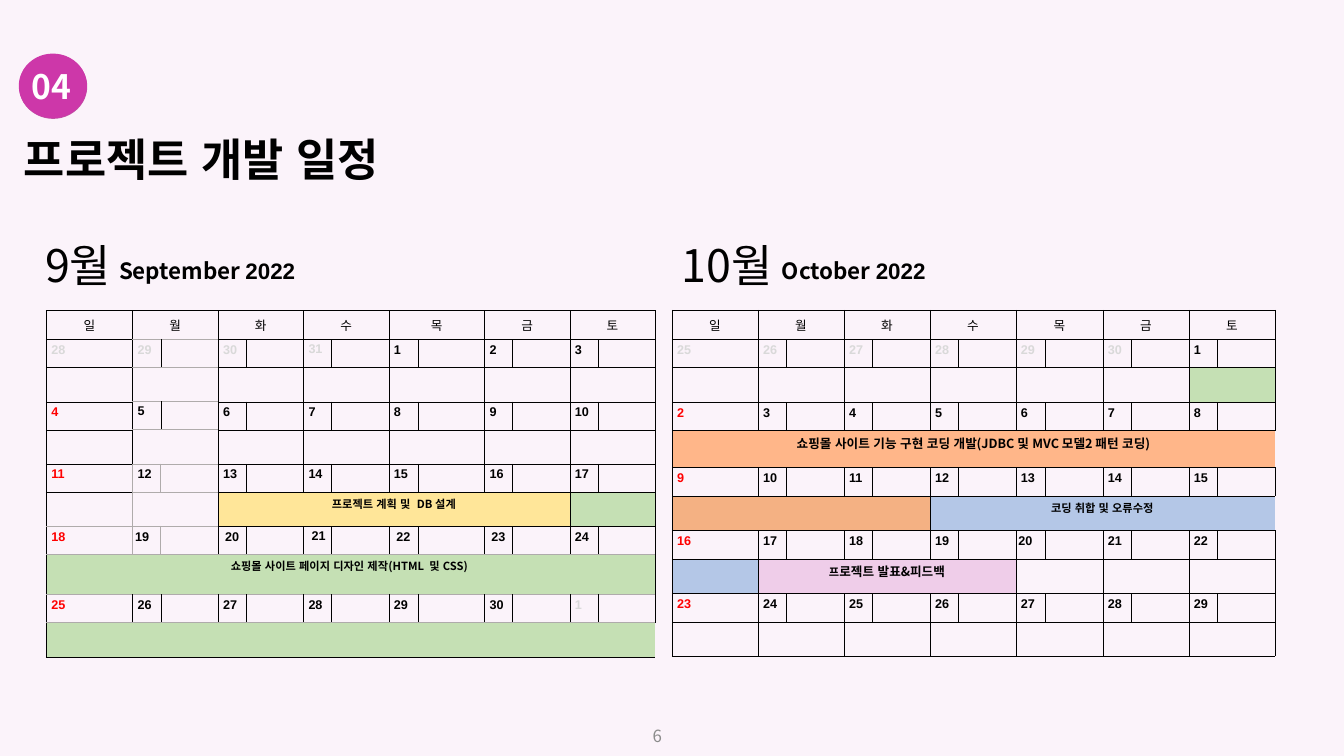
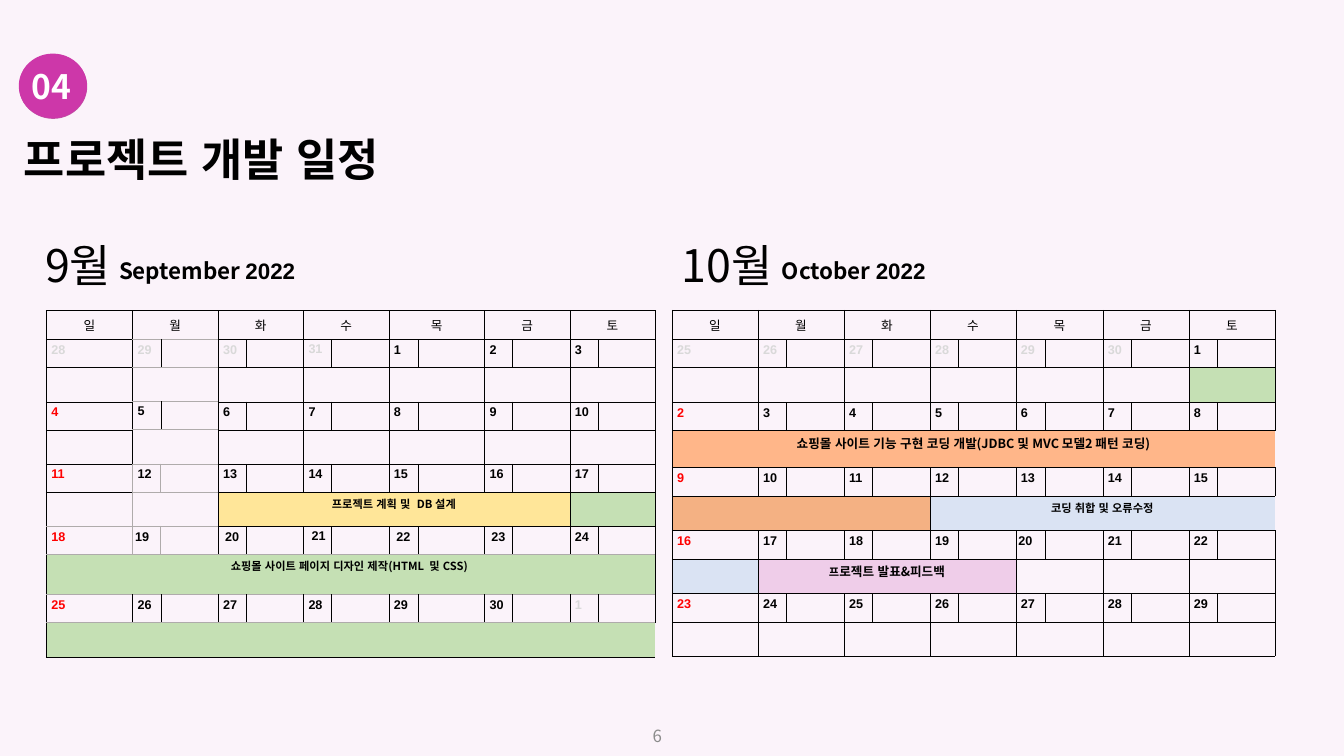
Before and after one commit to martket-berry/Teamproject, a slide deck: slide 6 of MartketMerry/documents/MarketMerry_portfolio.pptx. Drawn at 1344x756 pixels with LibreOffice and Linux fonts; fonts in the diff are those of the drawing. Boxes give left, top, right and bottom in pixels: in the first picture for what was removed or moved away, otherwise in the second. Text is boxed around its words. In the diff, an @@ line names an element or a change of style, - is before the commit and + after.

```diff
--- a/MartketMerry/documents/MarketMerry_portfolio.pptx
+++ b/MartketMerry/documents/MarketMerry_portfolio.pptx
@@ table at box(673, 310, 1273, 656) @@
@@ fill #B4C7E7 to #DAE3F3 in 2 cells @@
@@ borders changed @@
```
Also in this commit, not shown: 5 other slides changed.
